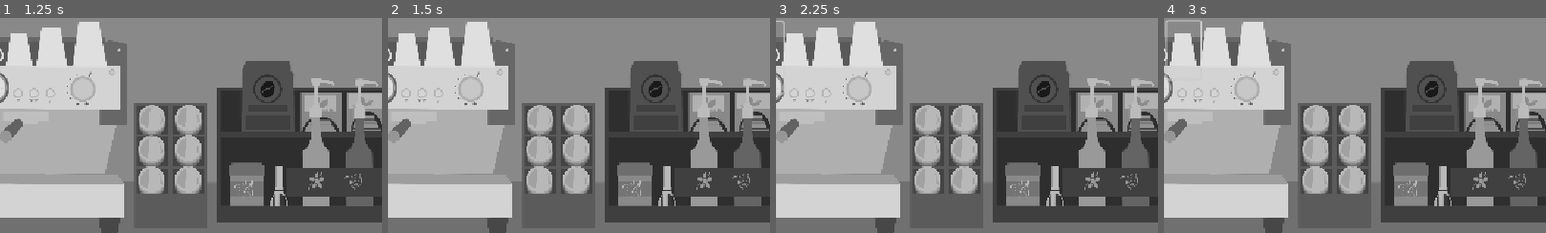
Above: before the commit, frames 1-4 (left to right).
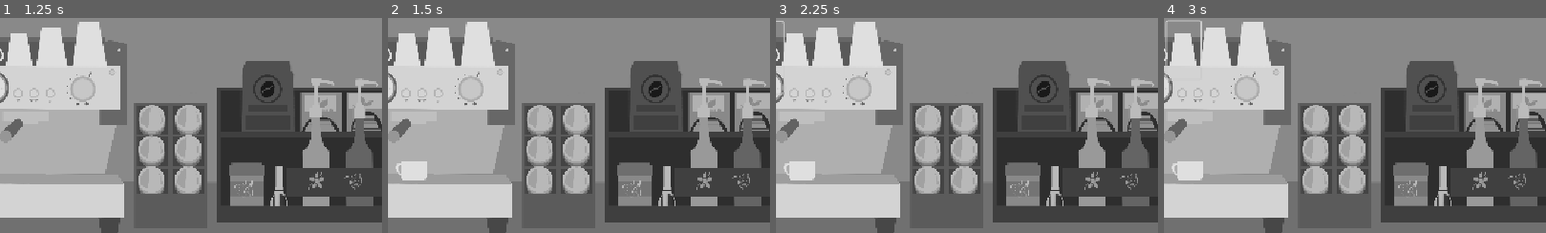
Above: after the commit, the same moments.

Repository: nyan-kaaaat/Mocha-and-Monsters
Game: Godot game, scene res://controller/MainMenu.tscn
Two runs of this game, one before a commit and one after it. Both use one fixed random seed, a clock stepped at 60 frames per second and the inputs below.
Inputs (mouse positions are % of the whole screen's width and height, from its top left):
- Up to frame 1 (1.25 s): click "Start" at 0.5 s
- Up to frame 2 (1.5 s): click (32, 27) at 1.25 s
- Up to frame 3 (2.25 s): click (36, 27) at 2 s
- Up to frame 4 (3 s): click (40, 25) at 2.75 s
The pictures show only the part of the screen within x 38-88%, y 18-68%; the shares and areas given below are measured in that part.

Frame 1 is identical in both runs. In frame 2, 0.6% of the frame differs, in the area x 2-11%, y 66-76%; in frame 3, 0.6%; in frame 4, 0.6%.

Commit message:
instansiated 4oz cup object when 4oz button is pressed

Diff:
--- /dev/null
+++ b/mocha-and-monsters-game/controller/cup_4_oz.tscn
@@ -0,0 +1,11 @@
+[gd_scene load_steps=2 format=3 uid="uid://c7q0j183do25j"]
+
+[ext_resource type="Texture2D" uid="uid://cs2lhrxfcdwpm" path="res://assets/coffeecups_smallest.png" id="1_e4tso"]
+
+[node name="Cup4Oz" type="Node2D"]
+
+[node name="Sprite2D" type="Sprite2D" parent="."]
+position = Vector2(-2.9999695, 3.0517578e-05)
+rotation = 3.1415927
+scale = Vector2(0.25963145, 0.26277977)
+texture = ExtResource("1_e4tso")
--- a/mocha-and-monsters-game/controller/game.gd
+++ b/mocha-and-monsters-game/controller/game.gd
@@ -1,5 +1,6 @@
 extends Node2D
 
+var cup4oz = preload("res://controller/cup_4_oz.tscn")
 
 # the buttons on the ingredients shelf node
 func _on_get_ingredient_pressed() -> void:
@@ -32,7 +33,9 @@
 
 # coffe grinder buttons
 func _on_cup_size_pressed() -> void:
-	print("smallest cup pressed")
+	var cup4oz_instance = cup4oz.instantiate()
+	cup4oz_instance.position = Vector2(471.0, 343.0)
+	add_child(cup4oz_instance)
 
 
 func _on_cup_size_small_pressed() -> void:
--- a/mocha-and-monsters-game/controller/game.tscn
+++ b/mocha-and-monsters-game/controller/game.tscn
@@ -10,6 +10,7 @@
 [ext_resource type="Texture2D" uid="uid://dgwy6y5vmsxuk" path="res://assets/coffeecups_large.png" id="5_0moje"]
 [ext_resource type="Texture2D" uid="uid://b2q4ccut1hv3g" path="res://assets/coffeebean.png" id="5_a0x3u"]
 [ext_resource type="Texture2D" uid="uid://b3p8qbn41xxdu" path="res://assets/coffeecups_largest.png" id="6_1jx18"]
+[ext_resource type="PackedScene" uid="uid://c7q0j183do25j" path="res://controller/cup_4_oz.tscn" id="8_1uis1"]
 [ext_resource type="Texture2D" uid="uid://bjrx0ds23n86o" path="res://assets/m&m_background.png" id="11_0bsjd"]
 [ext_resource type="Texture2D" uid="uid://crqaiakqdw0pu" path="res://assets/syrup_labels.png" id="12_2evmg"]
 [ext_resource type="Texture2D" uid="uid://bv4b3a5ieie72" path="res://assets/m&m_button.png" id="12_u7811"]
@@ -38,7 +39,7 @@
 layout_mode = 3
 anchors_preset = 0
 
-[node name="CupSizeSmallest" type="Button" parent="CoffeeMaker"]
+[node name="Cup4OzButton" type="Button" parent="CoffeeMaker"]
 z_as_relative = false
 layout_mode = 1
 anchors_preset = 1
@@ -95,13 +96,13 @@
 flat = true
 expand_icon = true
 
+[node name="Cup4Oz" parent="CoffeeMaker" instance=ExtResource("8_1uis1")]
+visible = false
+position = Vector2(471, 343)
+
 [node name="Ingredient Cabinet" type="Control" parent="."]
 layout_mode = 3
-anchors_preset = 15
-anchor_right = 1.0
-anchor_bottom = 1.0
-grow_horizontal = 2
-grow_vertical = 2
+anchors_preset = 0
 
 [node name="SyrupFlowerButton" type="Button" parent="Ingredient Cabinet"]
 z_index = 1
@@ -237,7 +238,7 @@
 flat = true
 expand_icon = true
 
-[connection signal="pressed" from="CoffeeMaker/CupSizeSmallest" to="." method="_on_cup_size_pressed"]
+[connection signal="pressed" from="CoffeeMaker/Cup4OzButton" to="." method="_on_cup_size_pressed"]
 [connection signal="pressed" from="CoffeeMaker/CupSizeSmall" to="." method="_on_cup_size_small_pressed"]
 [connection signal="pressed" from="CoffeeMaker/CupSizeMedium" to="." method="_on_cup_size_medium_pressed"]
 [connection signal="pressed" from="CoffeeMaker/CupSizeLarge" to="." method="_on_cup_size_large_pressed"]
Not shown: 1 places in mocha-and-monsters-game/controller/game.tscn that only renumber resources
